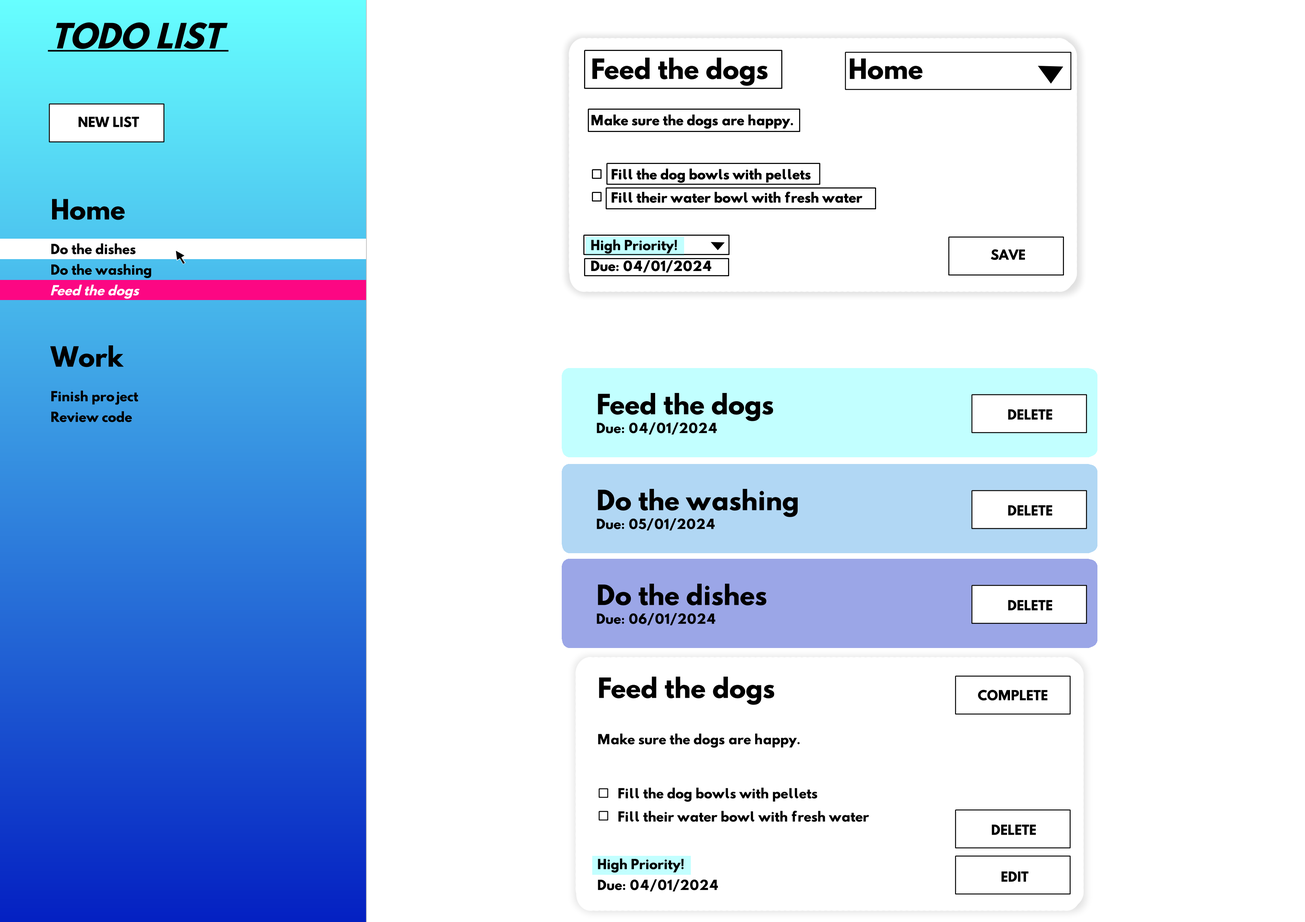
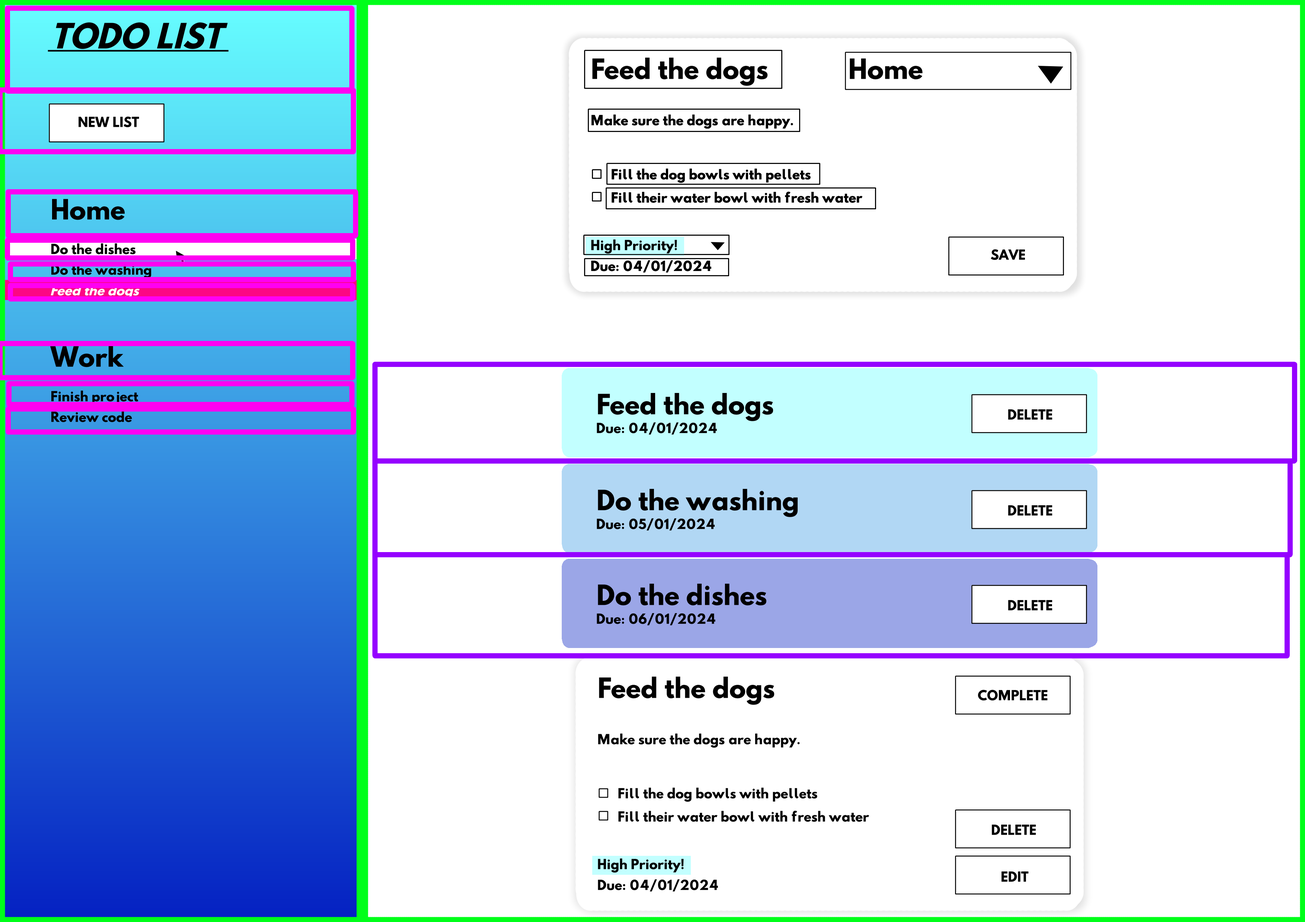
Two versions of the same layered image (1305 x 922). Layer-by-layer changes:
added layer "layout" above "todo" over [0, 0, 1305, 922]
painted on "Paint Layer 9" (1st of 3, in "todo" › "todo overview card") over [544, 361, 1116, 464]
painted on "Paint Layer 9" (3rd of 3, in "todo" › "Copy of todo overview card") over [544, 552, 1116, 659]
painted on "Paint Layer 6" (3rd of 3, in "todo" › "todo card") over [558, 653, 1107, 922]
painted on "Paint Layer 5" (3rd of 3, in "todo" › "todo card") over [557, 653, 1106, 922]
painted on "Copy of Paint Layer 2" over [0, 220, 369, 269]
painted on "Paint Layer 4" over [0, 261, 369, 310]
painted on "Paint Layer 1" over [0, 0, 381, 922]
